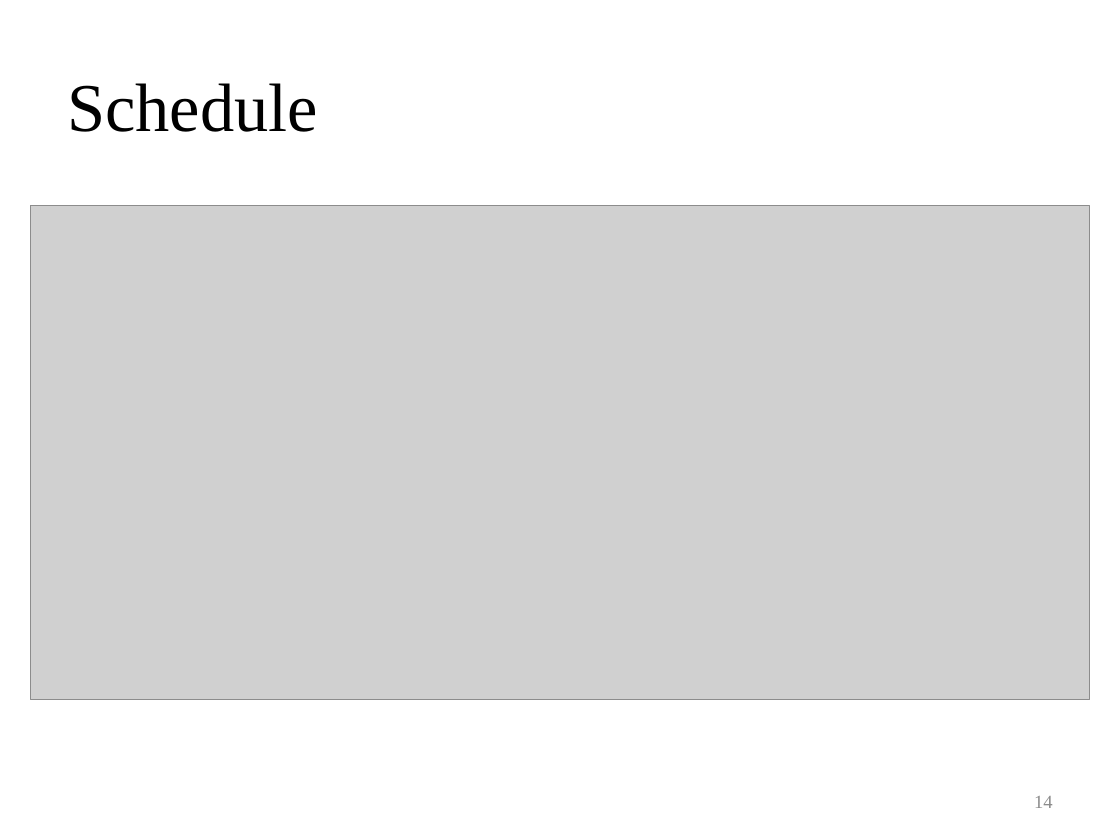
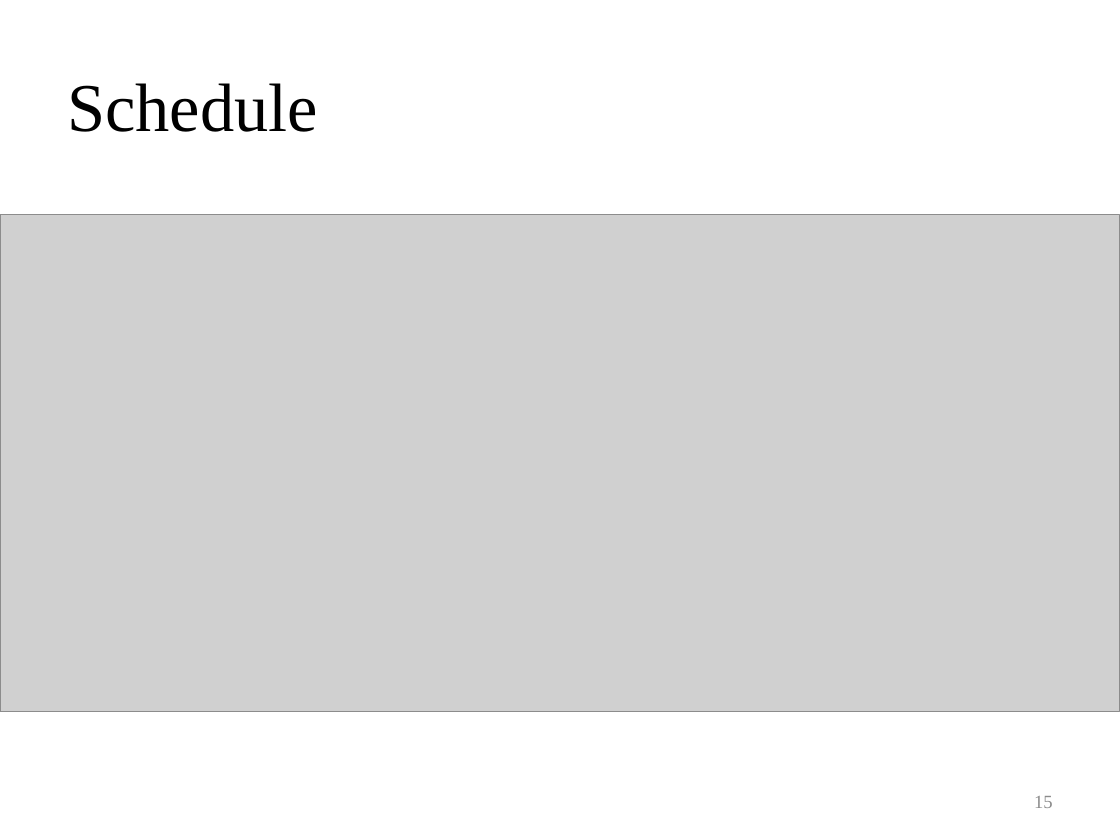
Before and after one commit to HozefaRizvi/InterviewPrepApp, a slide deck: slide 15 of Documentation/10% Documentation/Interview Preparation Application (Presentation).pptm (slide 14 before the commit). Drawn at 1120x840 pixels with LibreOffice and Linux fonts; fonts in the diff are those of the drawing; grey boxes stand for pictures. Boxes give left, top, right and bottom in pixels: in the first picture for what was removed or moved away, otherwise in the second. Text is boxed around its words. In the diff, an @@ line names an element or a change of style, - is before the commit and + after.

```diff
--- a/Documentation/10% Documentation/Interview Preparation Application (Presentation).pptm
+++ b/Documentation/10% Documentation/Interview Preparation Application (Presentation).pptm
@@ picture: place and size @@
-picture at bbox=[30, 205, 1089, 700]
+picture at bbox=[0, 215, 1120, 712]
@@ page number at bbox=[1034, 796, 1053, 808]: text changed @@
-14
+15
```
Also in this commit, not shown: 2 other slides changed, 1 slide added, 3 other files.
